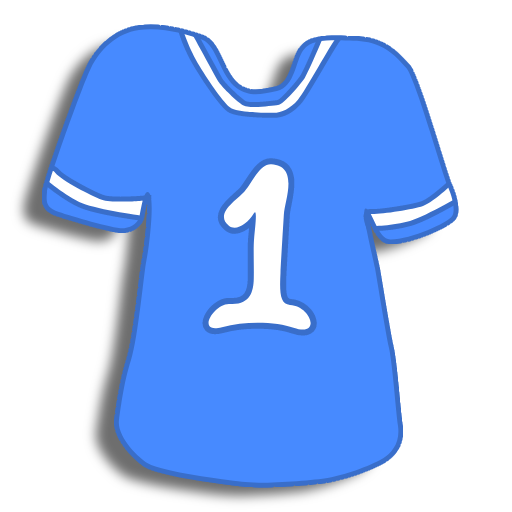
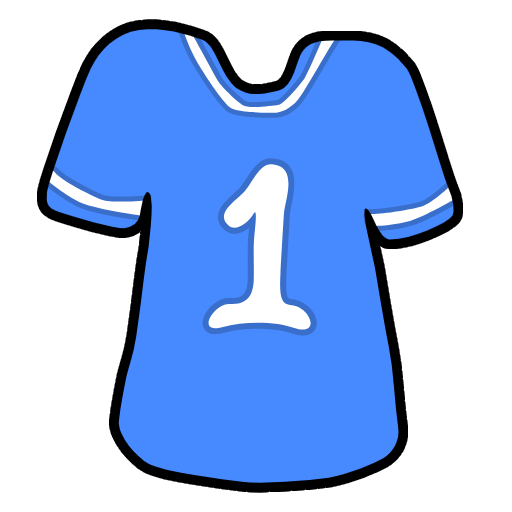
Layered file, before and after one edit (512x512). Changes by layer:
pixels changed over (13, 19, 463, 507) (layer not identified)
